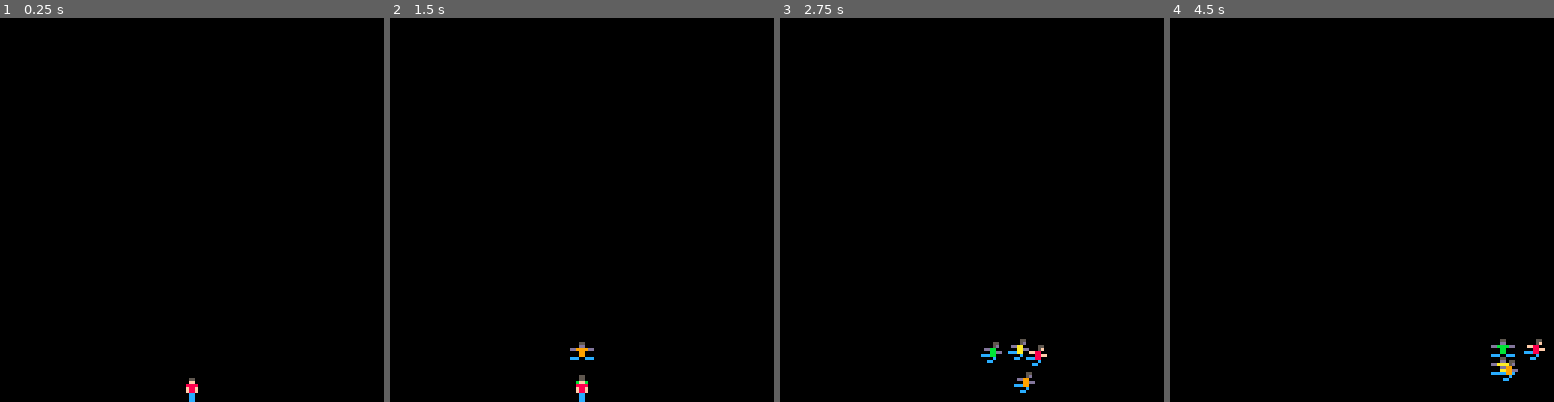
Above: before the commit, frames 1-4 (left to right).
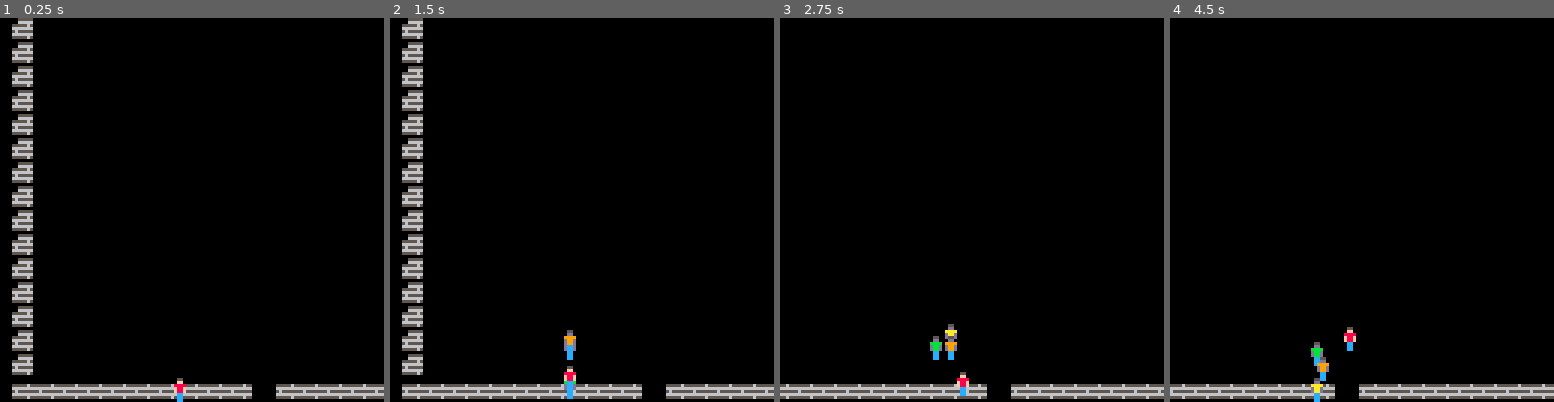
Above: after the commit, the same moments.

Repository: Mister-Oatbread/pico8_parkour_game
Game: PICO-8 cartridge parkour.p8
Same seed, same stepped clock (60 frames per second), same inputs: the game is played once before the commit and once after it.
Inputs:
- Up to frame 1 (0.25 s): no input
- Up to frame 2 (1.5 s): tap O (Z key) at 0.7 s
- Up to frame 3 (2.75 s): hold Right 1.6-2.1 s; tap O (Z key) at 1.7, 2.1, 2.5 s; hold Right from 2.47 s (still down)
- Up to frame 4 (4.5 s): tap O (Z key) every 0.4 s from 2.9 to 4.1 s; release Right at 3.03 s; hold Left 3.08-3.58 s; hold Right from 4.02 s (still down)

The runs differ from the first frame. In frame 1, 7.7% of the frame differs, in the area x 3-100%, y 0-100%; in frame 2, 8.1%; in frame 3, 4.5%; in frame 4, 4.6%.

Commit message:
added camera that makes arena 2x2 screen size

Diff:
--- a/parkour.p8
+++ b/parkour.p8
@@ -3,18 +3,19 @@
 __lua__
 #include src/main.lua
 #include src/player.lua
+#include src/camera.lua
 
 #include src/action_queue.lua
 #include src/utils.lua
 __gfx__
-00000000000550000005500000550000005500000000000000000000000000000000000000000000000000000000000000000000000000000000000000000000
-00000000000ff000000f500000f5000000f500000000000000000000000000000000000000000000000000000000000000000000000000000000000000000000
-00700700008888000008800000088ff0000880000550000005500000000000000000000000000000000000000000000000000000000000000000000000000000
-0007700000f88f00000f80000ff88000000f8f000f58fff00f58fff0000000000000000000000000000000000000000000000000000000000000000000000000
-0007700000f88f00000f80000008800000ff8f000088800000888000000000000000000000000000000000000000000000000000000000000000000000000000
-00700700000cc000000cc000000c0c00000cc0000008800000088000000000000000000000000000000000000000000000000000000000000000000000000000
-00000000000cc000000cc00000c000cc000ccc000cc00ccc00ccc000000000000000000000000000000000000000000000000000000000000000000000000000
-00000000000cc000000cc00000c000000000c000c000000000c00c00000000000000000000000000000000000000000000000000000000000000000000000000
+000000000005500000055000005500000055000000000000000000000eeeeeee0000000000000000000000000000000000000000000000000000000000000000
+00000000000ff000000f500000f5000000f5000000000000000000000e80008e0000000000000000000000000000000000000000000000000000000000000000
+00700700008888000008800000088ff0000880000550000005500000008550800000000000000000000000000000000000000000000000000000000000000000
+0007700000f88f00000f80000ff88000000f8f000f58fff00f58fff0008ff0800000000000000000000000000000000000000000000000000000000000000000
+0007700000f88f00000f80000008800000ff8f000088800000888000008888800000000000000000000000000000000000000000000000000000000000000000
+00700700000cc000000cc000000c0c00000cc0000008800000088000000cc0000000000000000000000000000000000000000000000000000000000000000000
+00000000000cc000000cc00000c000cc000ccc000cc00ccc00ccc00000cccc000000000000000000000000000000000000000000000000000000000000000000
+00000000000cc000000cc00000c000000000c000c000000000c00c0000c00cc00000000000000000000000000000000000000000000000000000000000000000
 00000000000550000005500000550000005500000000000000000000000000000000000000000000000000000000000000000000000000000000000000000000
 00000000000ff000000f500000f5000000f500000558ff000558ff00000000000000000000000000000000000000000000000000000000000000000000000000
 00000000ff8888ff0008800000088ff000088ff00f5880000f588000000000000000000000000000000000000000000000000000000000000000000000000000
@@ -48,22 +49,38 @@
 55555655555556500055565000555650000000000000000000000000000000000000000000000000000000000000000000000000000000000000000000000000
 00000000000000000066666000666660000000000000000000000000000000000000000000000000000000000000000000000000000000000000000000000000
 __map__
-0000000000000000000000000000000000000000000000000000000000000000000000000000000000000000000000000000000000000000000000000000000000000000000000000000000000000000000000000000000000000000000000000000000000000000000000000000000000000000000000000000000000000000
-0000000000000000000000000000000000000000000000000000000000000000000000000000000000000000000000000000000000000000000000000000000000000000000000000000000000000000000000000000000000000000000000000000000000000000000000000000000000000000000000000000000000000000
-0000000000000000000000000000000000000000000000000000000000000000000000000000000000000000000000000000000000000000000000000000000000000000000000000000000000000000000000000000000000000000000000000000000000000000000000000000000000000000000000000000000000000000
-0000000000000000000000000000000000000000000000000000000000000000000000000000000000000000000000000000000000000000000000000000000000000000000000000000000000000000000000000000000000000000000000000000000000000000000000000000000000000000000000000000000000000000
-0000000000000000000000000000000000000000000000000000000000000000000000000000000000000000000000000000000000000000000000000000000000000000000000000000000000000000000000000000000000000000000000000000000000000000000000000000000000000000000000000000000000000000
-0000000000000000000000000000000000000000000000000000000000000000000000000000000000000000000000000000000000000000000000000000000000000000000000000000000000000000000000000000000000000000000000000000000000000000000000000000000000000000000000000000000000000000
-0000000000000000000000000000000000000000000000000000000000000000000000000000000000000000000000000000000000000000000000000000000000000000000000000000000000000000000000000000000000000000000000000000000000000000000000000000000000000000000000000000000000000000
-0000000000000000000000000000000000000000000000000000000000000000000000000000000000000000000000000000000000000000000000000000000000000000000000000000000000000000000000000000000000000000000000000000000000000000000000000000000000000000000000000000000000000000
-0000000000000000000000000000000000000000000000000000000000000000000000000000000000000000000000000000000000000000000000000000000000000000000000000000000000000000000000000000000000000000000000000000000000000000000000000000000000000000000000000000000000000000
-0000000000000000000000000000000000000000000000000000000000000000000000000000000000000000000000000000000000000000000000000000000000000000000000000000000000000000000000000000000000000000000000000000000000000000000000000000000000000000000000000000000000000000
-0000000000000000000000000000000000000000000000000000000000000000000000000000000000000000000000000000000000000000000000000000000000000000000000000000000000000000000000000000000000000000000000000000000000000000000000000000000000000000000000000000000000000000
-0000000000000000000000000000000000000000000000000000000000000000000000000000000000000000000000000000000000000000000000000000000000000000000000000000000000000000000000000000000000000000000000000000000000000000000000000000000000000000000000000000000000000000
-0000000000000000000000000000000000000000000000000000000000000000000000000000000000000000000000000000000000000000000000000000000000000000000000000000000000000000000000000000000000000000000000000000000000000000000000000000000000000000000000000000000000000000
-0000000000000000000000000000000000000000000000000000000000000000000000000000000000000000000000000000000000000000000000000000000000000000000000000000000000000000000000000000000000000000000000000000000000000000000000000000000000000000000000000000000000000000
-0000000000000000000000000000000000000000000000000000000000000000000000000000000000000000000000000000000000000000000000000000000000000000000000000000000000000000000000000000000000000000000000000000000000000000000000000000000000000000000000000000000000000000
-4040404040404040404040404040404000000000000000000000000000000000000000000000000000000000000000000000000000000000000000000000000000000000000000000000000000000000000000000000000000000000000000000000000000000000000000000000000000000000000000000000000000000000
+4040404040404040404040404040404040404040404040404000404040404040404000000000000000000000000000000000000000000000000000000000000000000000000000000000000000000000000000000000000000000000000000000000000000000000000000000000000000000000000000000000000000000000
+4100000000000000000000000000000000000000000000000000000000000042000000000000000000000000000000000000000000000000000000000000000000000000000000000000000000000000000000000000000000000000000000000000000000000000000000000000000000000000000000000000000000000000
+4100000000000000000000000000000000000000000000000000000000000042000000000000000000000000000000000000000000000000000000000000000000000000000000000000000000000000000000000000000000000000000000000000000000000000000000000000000000000000000000000000000000000000
+4100000000000000000000000000000000000000000000000000000000000042000000000000000000000000000000000000000000000000000000000000000000000000000000000000000000000000000000000000000000000000000000000000000000000000000000000000000000000000000000000000000000000000
+4100000000000000000000000000000000000000000000000000000000000042000000000000000000000000000000000000000000000000000000000000000000000000000000000000000000000000000000000000000000000000000000000000000000000000000000000000000000000000000000000000000000000000
+4100000000000000000000000000000000000000000000000000000000000042000000000000000000000000000000000000000000000000000000000000000000000000000000000000000000000000000000000000000000000000000000000000000000000000000000000000000000000000000000000000000000000000
+4100000000000000000000000000000000000000000000000000000000004200000000000000000000000000000000000000000000000000000000000000000000000000000000000000000000000000000000000000000000000000000000000000000000000000000000000000000000000000000000000000000000000000
+4100000000000000000000000000000000000000000000000000000000004200000000000000000000000000000000000000000000000000000000000000000000000000000000000000000000000000000000000000000000000000000000000000000000000000000000000000000000000000000000000000000000000000
+4100000000000000000000000000000000000000000000000000000000004200000000000000000000000000000000000000000000000000000000000000000000000000000000000000000000000000000000000000000000000000000000000000000000000000000000000000000000000000000000000000000000000000
+4100000000000000000000000000000000000000000000000000000000004200000000000000000000000000000000000000000000000000000000000000000000000000000000000000000000000000000000000000000000000000000000000000000000000000000000000000000000000000000000000000000000000000
+4100000000000000000000000000000000000000000000000000000000004200000000000000000000000000000000000000000000000000000000000000000000000000000000000000000000000000000000000000000000000000000000000000000000000000000000000000000000000000000000000000000000000000
+4100000000000000000000000000000000000000000000000000000000004200000000000000000000000000000000000000000000000000000000000000000000000000000000000000000000000000000000000000000000000000000000000000000000000000000000000000000000000000000000000000000000000000
+0041000000000000000000000000000000000000000000000000000000004200000000000000000000000000000000000000000000000000000000000000000000000000000000000000000000000000000000000000000000000000000000000000000000000000000000000000000000000000000000000000000000000000
+0041000000000000000000000000000000000000000000000000000000004200000000000000000000000000000000000000000000000000000000000000000000000000000000000000000000000000000000000000000000000000000000000000000000000000000000000000000000000000000000000000000000000000
+0041000000000000000000000000000000000000000000000000000000004200000000000000000000000000000000000000000000000000000000000000000000000000000000000000000000000000000000000000000000000000000000000000000000000000000000000000000000000000000000000000000000000000
+4041404040404040404040404040404000000000000000000000000000004200000000000000000000000000000000000000000000000000000000000000000000000000000000000000000000000000000000000000000000000000000000000000000000000000000000000000000000000000000000000000000000000000
+0041000000000000000000000000000000000000000000000000000000004200000000000000000000000000000000000000000000000000000000000000000000000000000000000000000000000000000000000000000000000000000000000000000000000000000000000000000000000000000000000000000000000000
+0041000000000000000000000000000000000000000000000000000000004200000000000000000000000000000000000000000000000000000000000000000000000000000000000000000000000000000000000000000000000000000000000000000000000000000000000000000000000000000000000000000000000000
+0041000000000000000000000000000000000000000000000000000000004200000000000000000000000000000000000000000000000000000000000000000000000000000000000000000000000000000000000000000000000000000000000000000000000000000000000000000000000000000000000000000000000000
+0041000000000000000000000000000000000000000000000000000000004200000000000000000000000000000000000000000000000000000000000000000000000000000000000000000000000000000000000000000000000000000000000000000000000000000000000000000000000000000000000000000000000000
+0041000000000000000000000000000000000000000000000000000000004200000000000000000000000000000000000000000000000000000000000000000000000000000000000000000000000000000000000000000000000000000000000000000000000000000000000000000000000000000000000000000000000000
+0041000000000000000000000000000000000000000000000000000000004200000000000000000000000000000000000000000000000000000000000000000000000000000000000000000000000000000000000000000000000000000000000000000000000000000000000000000000000000000000000000000000000000
+0041000000000000000000000000000000000000000000000000000000004200000000000000000000000000000000000000000000000000000000000000000000000000000000000000000000000000000000000000000000000000000000000000000000000000000000000000000000000000000000000000000000000000
+0041000000000000000000000000000000000000000000000000000000004200000000000000000000000000000000000000000000000000000000000000000000000000000000000000000000000000000000000000000000000000000000000000000000000000000000000000000000000000000000000000000000000000
+0041000000000000000000000000000000000000000000000000000000004242000000000000000000000000000000000000000000000000000000000000000000000000000000000000000000000000000000000000000000000000000000000000000000000000000000000000000000000000000000000000000000000000
+0041000000000000000000000000000000000000000000000000000000000042000000000000000000000000000000000000000000000000000000000000000000000000000000000000000000000000000000000000000000000000000000000000000000000000000000000000000000000000000000000000000000000000
+0041000000000000000000000000000000000000000000000000000000000042000000000000000000000000000000000000000000000000000000000000000000000000000000000000000000000000000000000000000000000000000000000000000000000000000000000000000000000000000000000000000000000000
+0041000000000000000000000000000000000000000000000000000000000000000000000000000000000000000000000000000000000000000000000000000000000000000000000000000000000000000000000000000000000000000000000000000000000000000000000000000000000000000000000000000000000000
+0041000000000000000000000000000000000000000000000000000000000000000000000000000000000000000000000000000000000000000000000000000000000000000000000000000000000000000000000000000000000000000000000000000000000000000000000000000000000000000000000000000000000000
+0041000000000000000000000000000000000000000000000000000000000000000000000000000000000000000000000000000000000000000000000000000000000000000000000000000000000000000000000000000000000000000000000000000000000000000000000000000000000000000000000000000000000000
+0041000000000000000000000000000000000000000000000000000000000000000000000000000000000000000000000000000000000000000000000000000000000000000000000000000000000000000000000000000000000000000000000000000000000000000000000000000000000000000000000000000000000000
+0040404040404040404040004040404040404040404040404040404040404000000000000000000000000000000000000000000000000000000000000000000000000000000000000000000000000000000000000000000000000000000000000000000000000000000000000000000000000000000000000000000000000000
 
 
 
--- /dev/null
+++ b/src/camera.lua
@@ -0,0 +1,36 @@
+
+
+function new_camera(player)
+
+    -- dummy initialization, should be overwritten in get_camera_position instantly
+    local x_bounds = {left=0, right=128}
+    local y_bounds = {bottom=0, top=128}
+    local camera_position = {x=0, y=0}
+
+    -- camera position where the player would be in the center of the frame
+    local player_focus_point = {x=0, y=0}
+
+    local function update_player_focus_point()
+        player_focus_point.x = player.x()-56
+        player_focus_point.y = player.y()-56
+    end
+
+    local function get_position()
+        update_player_focus_point()
+        camera_position = player_focus_point
+
+        camera_position.x = mid(x_bounds.left, player_focus_point.x, x_bounds.right);
+        camera_position.y = mid(y_bounds.bottom, player_focus_point.y, y_bounds.top);
+        return {x=camera_position.x, y=camera_position.y}
+    end
+
+    local function set_x_bounds(x_min)
+        x_bounds.left = x_min
+        x_bounds.right = x_min+128
+    end
+
+    return {
+        get_position=get_position,
+        set_bounds=set_x_bounds,
+    }
+end
--- a/src/main.lua
+++ b/src/main.lua
@@ -7,6 +7,8 @@
     shadow_1 = new_character("shadow", "orange", player)
     shadow_2 = new_character("shadow", "yellow", shadow_1)
     shadow_3 = new_character("shadow", "green", shadow_2)
+
+    player_camera = new_camera(player)
 end
 
 function _update60()
@@ -18,7 +20,9 @@
 
 function _draw()
     cls()
-    -- map()
+    cam_pos = player_camera.get_position()
+    camera(cam_pos.x, cam_pos.y)
+    map()
     shadow_3.draw()
     shadow_2.draw()
     shadow_1.draw()
--- a/src/player.lua
+++ b/src/player.lua
@@ -2,7 +2,7 @@
 
 -- file containing player stuff
 function new_character(type, color, tracked_character)
-    local pos = {x=60, y=120}
+    local pos = {x=60, y=248}
     local vel = {x=0, y=0}
     local acc = {x=0, y=0}
 
@@ -64,13 +64,14 @@
             elseif buttons.right then
                 acc.x = 100
             else
-                acc.x = -8*vel.x
+                vel.x = 0
+                acc.x = 0
             end
         else
             acc.x = -3*vel.x
         end
 
-        on_ground = pos.y==120
+        on_ground = pos.y==248
 
         -- initial jump, followed by "gliding upward", depending if jump button
         -- is still pressed
@@ -79,7 +80,8 @@
             if on_ground then
                 acc.y = -10*gravity
             else
-                acc.y = .3*gravity
+                -- acc.y = -.3*gravity
+                acc.y = -gravity
             end
         end
     end
@@ -94,12 +96,10 @@
 
         -- limit x velocity and y position
         vel.x = mid(-max_speed, vel.x, max_speed)
-        pos.y = min(120, pos.y)
-
-        if abs(vel.x) < 1 then vel.x=0 end
+        pos.y = min(248, pos.y)
 
         -- touchdown
-        if pos.y >= 120 and acc.y >= 0 then
+        if pos.y >= 248 and acc.y >= 0 then
 
             -- player was to fast, do hero landing
             if vel.y > 100 then
@@ -112,7 +112,7 @@
                 end
             end
 
-            pos.y = 120
+            pos.y = 248
             vel.y = 0
             acc.y = 0
         end
@@ -142,7 +142,7 @@
     -- takes information on how sprite should be displayed and saves it
     local function write_sprite_info()
         local sprite = 1
-        local x_flip = false
+        local x_flip
 
         -- walking
         if not (vel.x == 0) then
@@ -177,7 +177,7 @@
     local function draw_sprite()
         pal(8, color_value)
         if is_shadow then pal(15, 13) end
-        spr(sprite_info.sprite,
+        spr(1,
             sprite_info.x,
             sprite_info.y,
             1,
@@ -208,5 +208,7 @@
         get_sprite_info=function() return sprite_info end,
         update=update,
         draw=draw,
+        x=function() return pos.x end,
+        y=function() return pos.y end,
     }
 end
